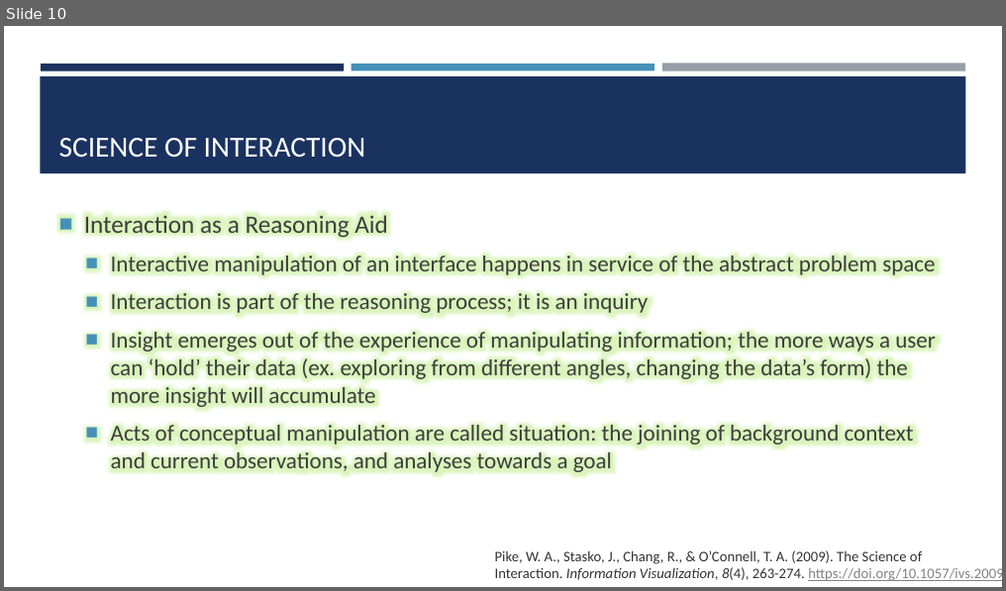
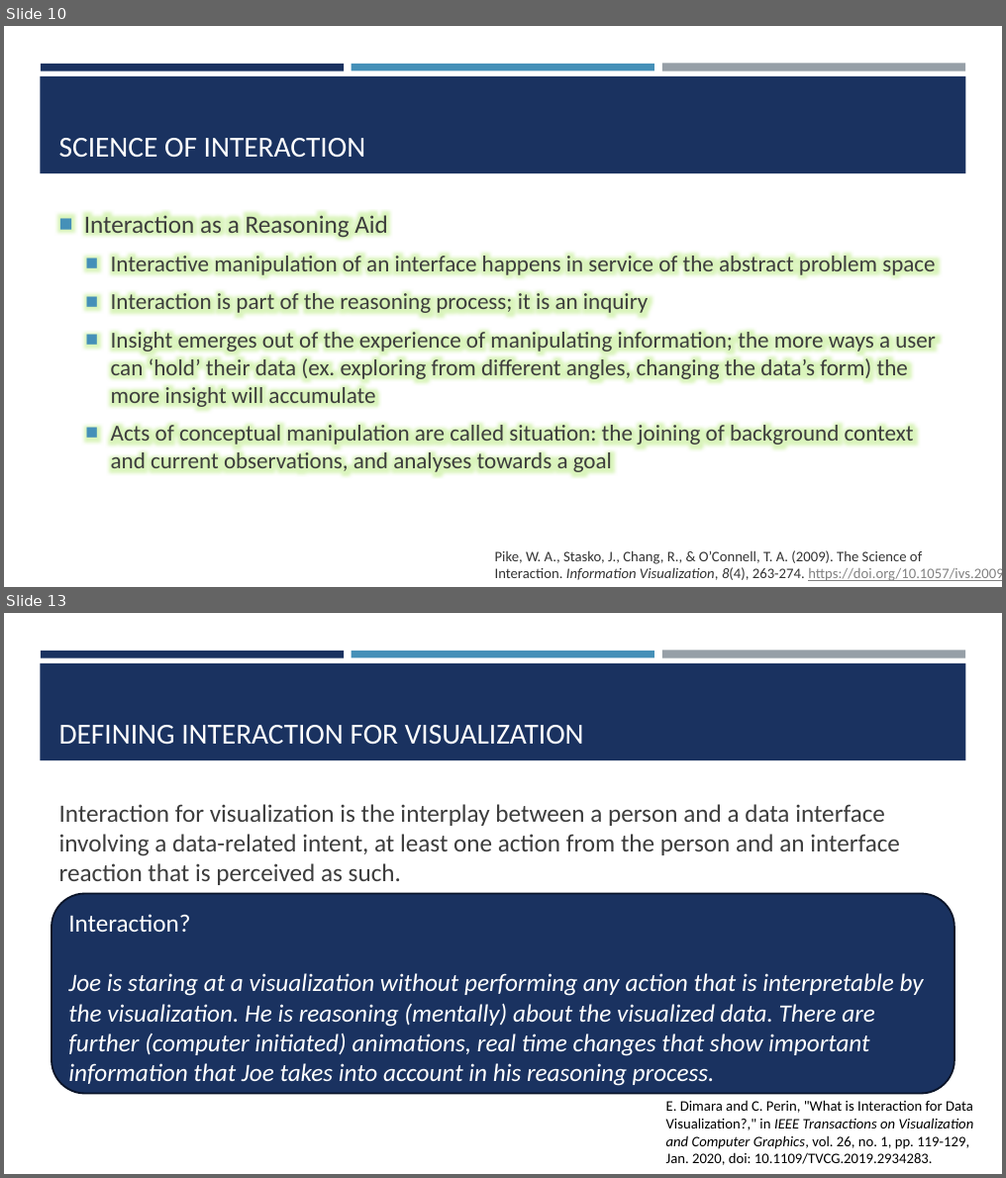
Before and after one commit to amosca01/SDS-CSC235, a slide deck: slides/05-interaction.pptx. Shown one above the other, each under a label of ours: slide 10 before the commit, slides 10 and 13 after it; the slides between them are not shown. The pictures are 1006x591 and 1006x1178 pixels, drawn with LibreOffice and Linux fonts; fonts in the diff are those of the drawing. Boxes give left, top, right and bottom in pixels: in the first picture for what was removed or moved away, otherwise in the second. Text is boxed around its words. In the diff, an @@ line names an element or a change of style, - is before the commit and + after.

Commit message:
interaction ppt

```diff
--- a/slides/05-interaction.pptx
+++ b/slides/05-interaction.pptx
@@ slide 13 added at bbox=[4, 613, 1002, 1174], background #FFFFFF; not listed: 4 template elements that a slide beside it also shows @@
@@ title added at bbox=[59, 725, 584, 745], 28 pt, text #FFFFFF @@
+DEFINING INTERACTION FOR VISUALIZATION
@@ text added at bbox=[59, 804, 900, 885], 24 pt, text #3D3D3D @@
+Interaction for visualization is the interplay between a person and a data interface involving a data-related intent, at least one action from the person and an interface reaction that is perceived as such.
@@ rounded rectangle added at bbox=[52, 894, 954, 1093], fill #1A3260, outline #0B162A 1.75 pt, 24 pt, text #FFFFFF, italic @@
+Interaction?
+Joe is staring at a visualization without performing any action that is interpretable by the visualization. He is reasoning (mentally) about the visualized data. There are further (computer initiated) animations, real time changes that show important information that Joe takes into account in his reasoning process.
@@ text added at bbox=[666, 1100, 974, 1165], 14 pt, text #000000 @@
+E. Dimara and C. Perin, "What is Interaction for Data Visualization?," in IEEE Transactions on Visualization and Computer Graphics, vol. 26, no. 1, pp. 119-129, Jan. 2020, doi: 10.1109/TVCG.2019.2934283.
```
Also in this commit, not shown: 1 slide changed, 1 other slide added, 1 other file.
